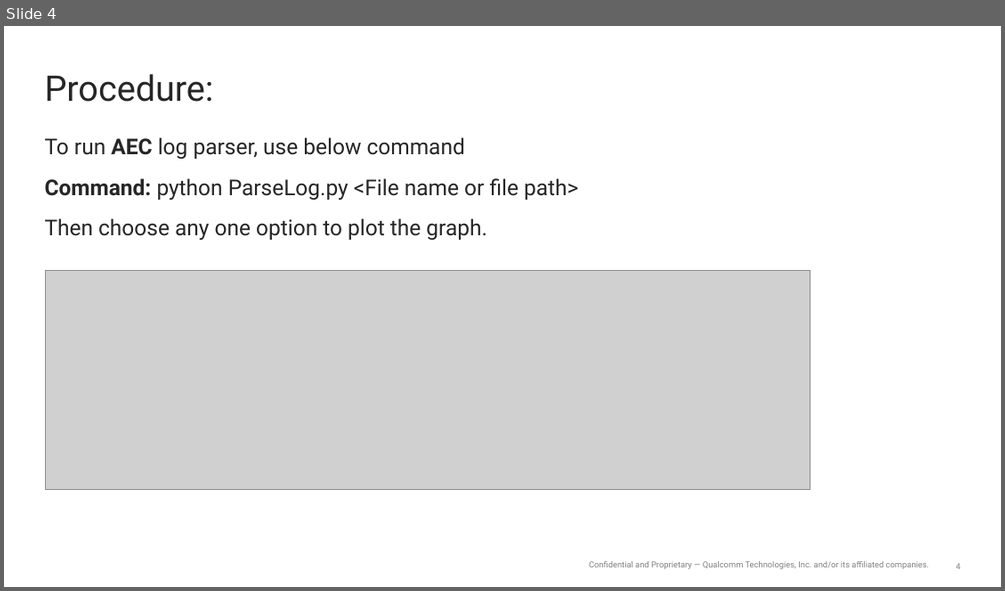
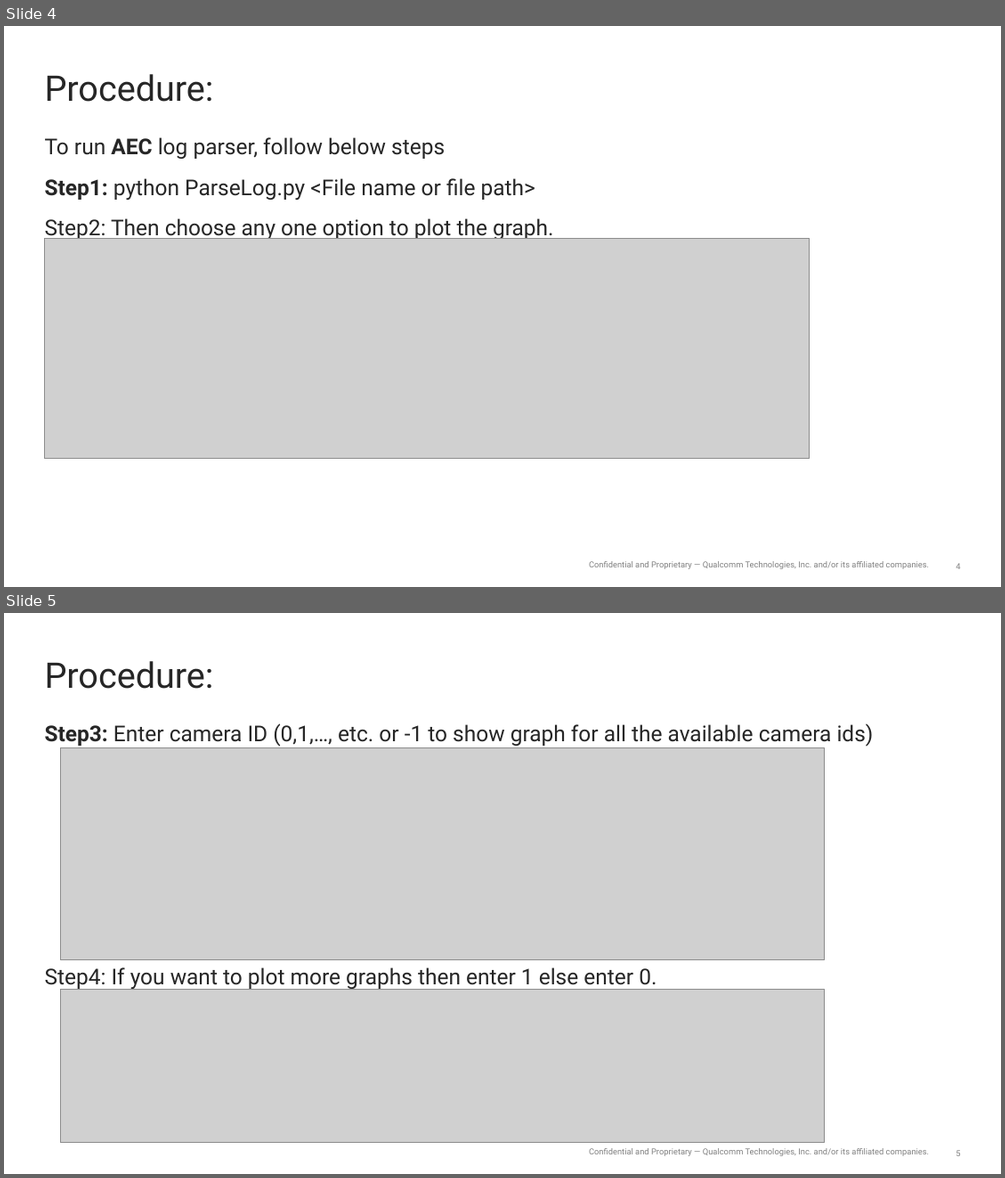
Before and after one commit to dkvg1892/Parse_camx_log, a slide deck: ParseLog_Plot_Graph.pptx. Shown one above the other, each under a label of ours: slide 4 before the commit, slides 4 and 5 after it. The pictures are 1005x591 and 1005x1178 pixels, drawn with LibreOffice and Linux fonts; fonts in the diff are those of the drawing; grey boxes stand for pictures. Boxes give left, top, right and bottom in pixels: in the first picture for what was removed or moved away, otherwise in the second. Text is boxed around its words. In the diff, an @@ line names an element or a change of style, - is before the commit and + after.

Commit message:
Updated PPT for multicamera
-More snapshots added and updated steps

```diff
--- a/ParseLog_Plot_Graph.pptx
+++ b/ParseLog_Plot_Graph.pptx
@@ slide 5 added at <box>4,613,1001,1174</box>, background #FFFFFF; not listed: 2 template elements that a slide beside it also shows @@
@@ title added at <box>45,661,214,689</box>, 34 pt, text #262626 @@
+Procedure:
@@ text added at <box>45,723,874,989</box>, 21 pt, text #262626 @@
+            Step3: Enter camera ID (0,1,…, etc. or -1 to show graph for all the available camera ids)
+            Step4: If you want to plot more graphs then enter 1 else enter 0.
@@ picture added at <box>60,747,825,959</box> @@
@@ picture added at <box>60,989,825,1143</box> @@
@@ slide 4 changed as well @@
@@ text at <box>45,137,554,240</box>: text changed @@
-            To run AEC log parser, use below command
-            Command: python ParseLog.py <File name or file path>
-            Then choose any one option to plot the graph.
+            To run AEC log parser, follow below steps
+            Step1: python ParseLog.py <File name or file path>
+            Step2: Then choose any one option to plot the graph.
@@ picture: place and size @@
-picture at <box>45,270,810,490</box>
+picture at <box>44,239,809,459</box>
```
Also in this commit, not shown: 3 other slides changed, 6 other slides added.
